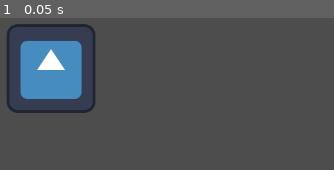
Above: before the commit, frame 1.
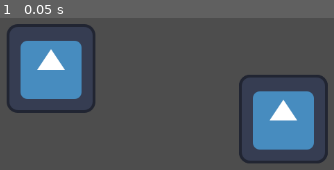
Above: after the commit, the same moment.

Repository: Azgr9/chaos
Game: Godot game, scene res://Scenes/player.tscn
The game is run twice, just before and just after one commit, with the same random seed, the same clock (stepped at 60 frames per second) and the same inputs. The project has no main scene, so this scene is started directly. The engine's default icon, where the game draws it, is replaced by a stand-in: a white triangle on a blue panel in a dark square.
Inputs:
- Up to frame 1 (0.05 s): no input

The runs differ from the first frame. In frame 1, 9.0% of the frame differs, in the area x 71-99%, y 37-96%.

Commit message:
Update player.tscn

Diff:
--- a/Scenes/player.tscn
+++ b/Scenes/player.tscn
@@ -7,3 +7,11 @@
 [node name="Icon" type="Sprite2D" parent="."]
 position = Vector2(274, 210)
 texture = ExtResource("1_v0iea")
+
+[node name="Icon2" type="Sprite2D" parent="."]
+position = Vector2(609, 283)
+texture = ExtResource("1_v0iea")
+
+[node name="Icon3" type="Sprite2D" parent="."]
+position = Vector2(609, 283)
+texture = ExtResource("1_v0iea")
